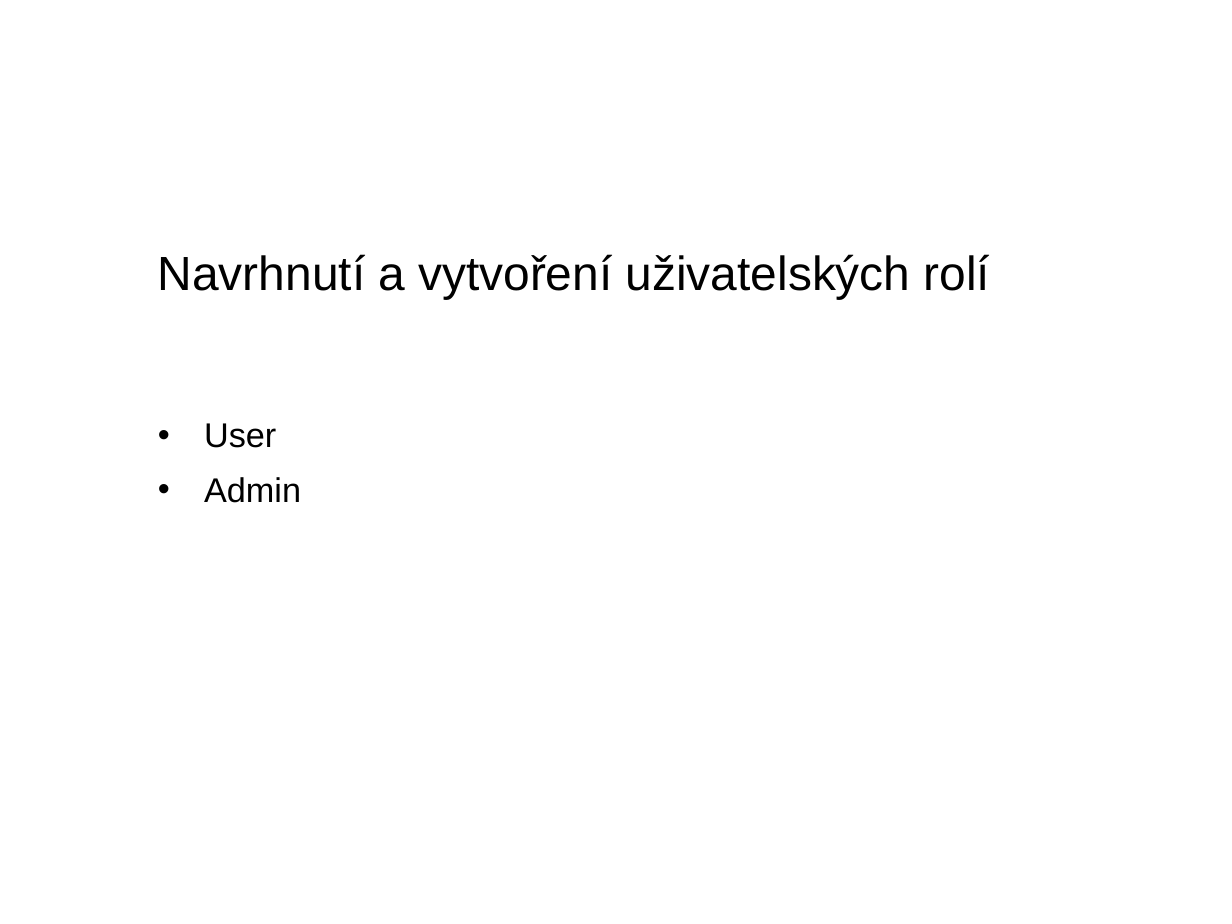
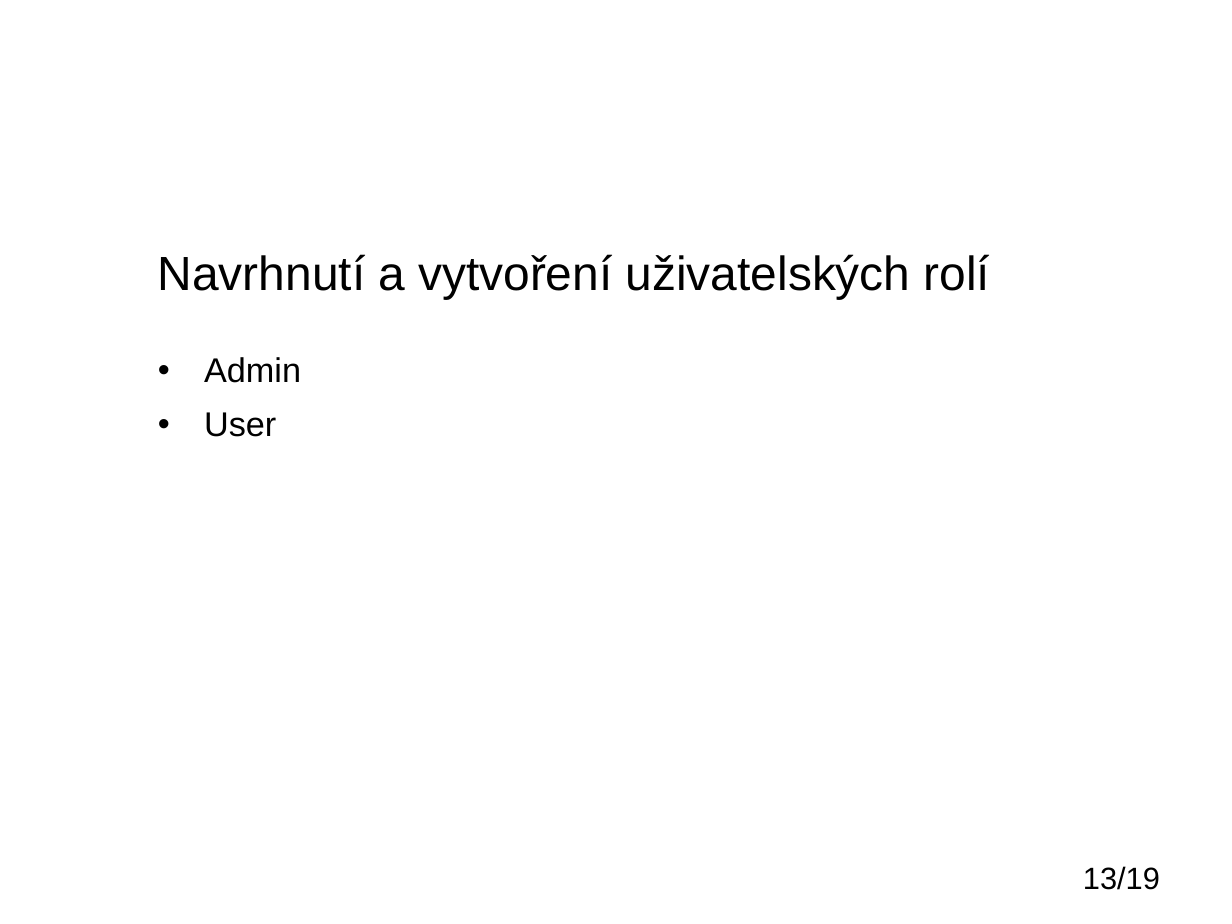
Before and after one commit to IronKnee22/Bakalarka, a slide deck: slide 13 of Obhajoba_darsamar.pptx (slide 14 before the commit). Drawn at 1232x924 pixels with LibreOffice and Linux fonts; fonts in the diff are those of the drawing; background and template pictures are left out. Boxes give left, top, right and bottom in pixels: in the first picture for what was removed or moved away, otherwise in the second. Text is boxed around its words. In the diff, an @@ line names an element or a change of style, - is before the commit and + after.

```diff
--- a/Obhajoba_darsamar.pptx
+++ b/Obhajoba_darsamar.pptx
@@ text "Admin": place and size @@
-text "Admin" at [204, 423, 301, 503]
+text "Admin" at [204, 357, 301, 437]
@@ text at [204, 357, 301, 383]: paragraph added @@
+• Admin
@@ text at [204, 477, 301, 503]: paragraph removed @@
-• Admin
@@ page number added at [1083, 866, 1160, 890], 18 pt, text #000000 @@
+13/19
```
Also in this commit, not shown: 11 other slides changed, 6 slides added, 8 slides removed.
